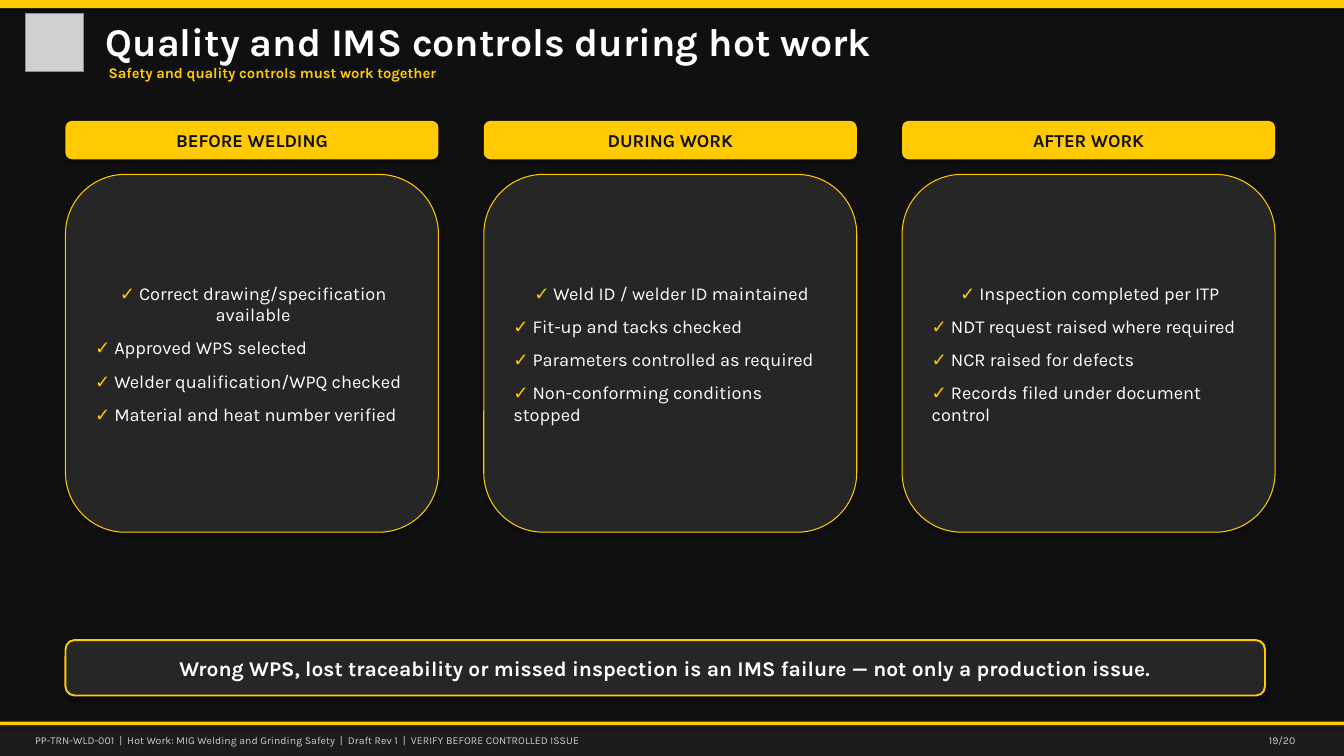
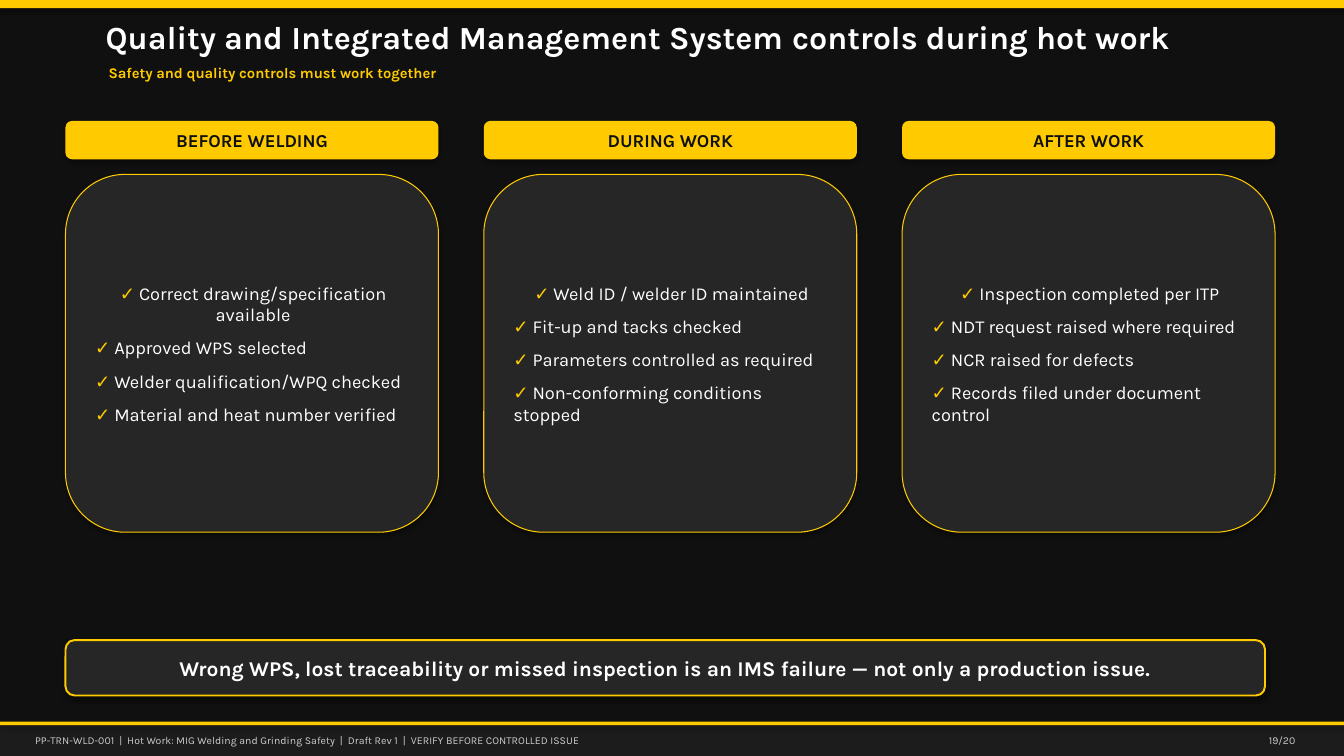
Before and after one commit to jaysonsugpatanjs-hub/jaysonsugpatanjs-hub.github.io, a slide deck: slide 19 of training/ppt/pp-trn-wld-001/source.pptx. Drawn at 1344x756 pixels with LibreOffice and Linux fonts; fonts in the diff are those of the drawing; grey boxes stand for pictures. Boxes give left, top, right and bottom in pixels: in the first picture for what was removed or moved away, otherwise in the second. Text is boxed around its words. In the diff, an @@ line names an element or a change of style, - is before the commit and + after.

```diff
--- a/training/ppt/pp-trn-wld-001/source.pptx
+++ b/training/ppt/pp-trn-wld-001/source.pptx
@@ picture removed at bbox=[25, 13, 84, 72] @@
@@ text at bbox=[106, 26, 1169, 57]: text changed; size 28 to 23 pt @@
-Quality and IMS controls during hot work
+Quality and Integrated Management System controls during hot work
```
Also in this commit, not shown: 18 other slides changed, 4 other files.
